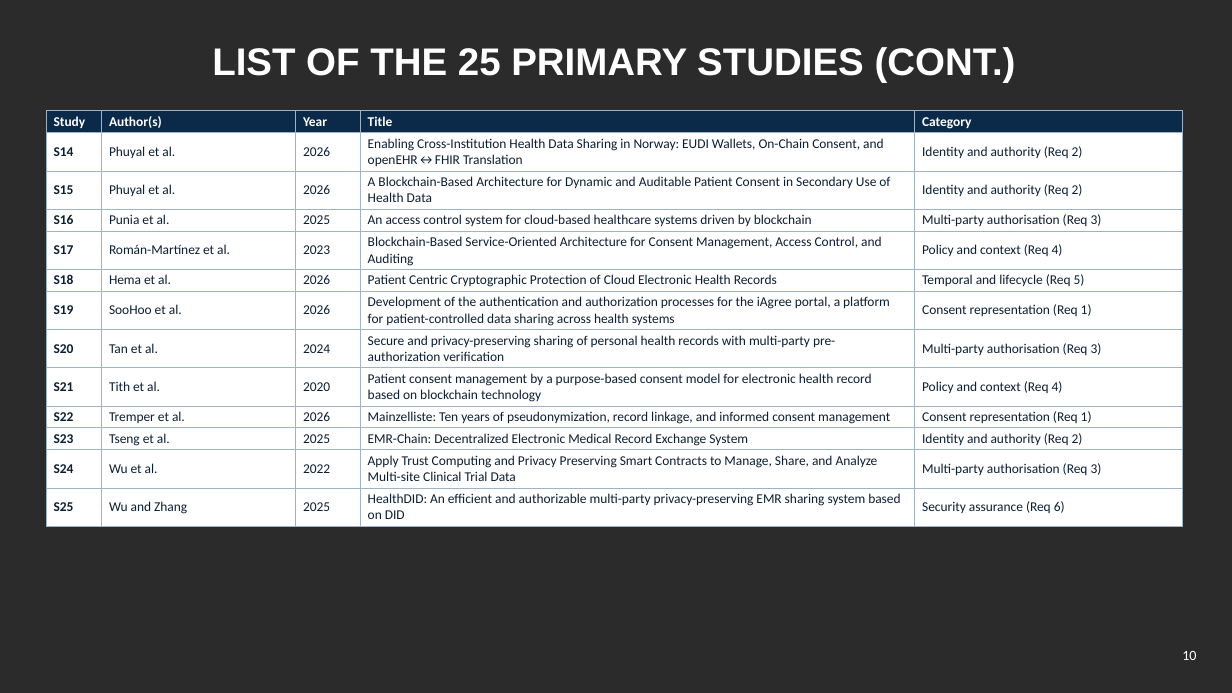
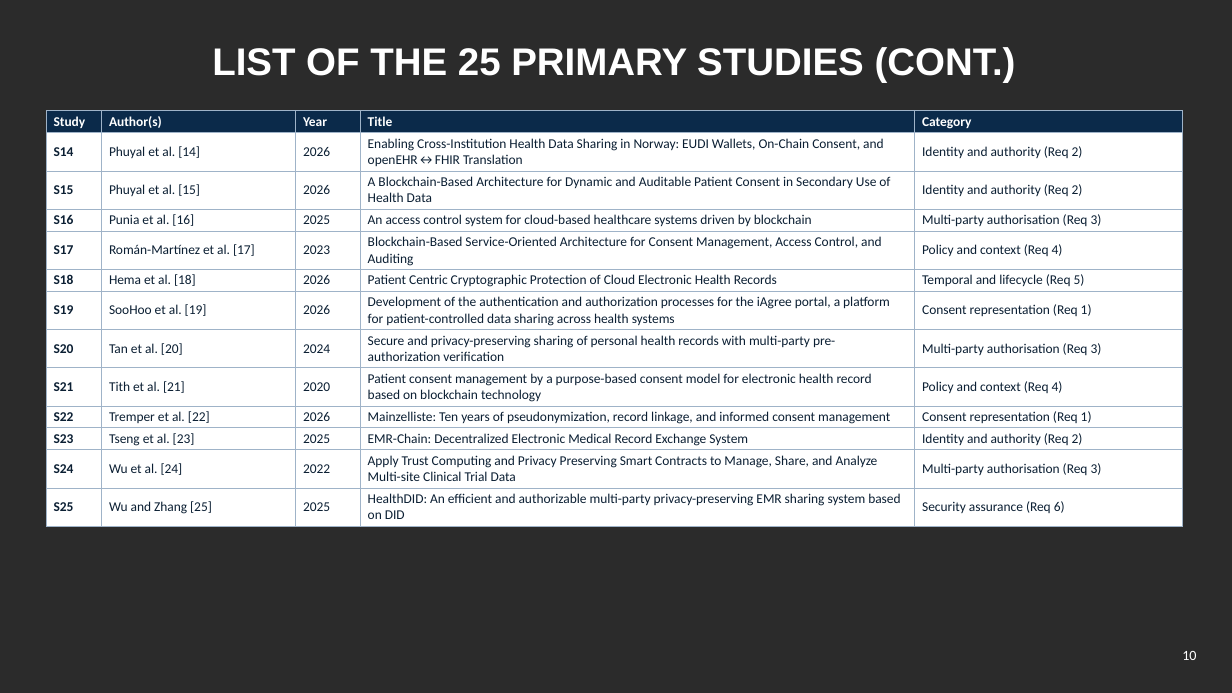
Before and after one commit to yasir12345678900/HealthRWA-Sepolia-Personal-try, a slide deck: slide 10 of docs/Yasir_CA2_Reassessment_Slides.pptx. Drawn at 1232x693 pixels with LibreOffice and Linux fonts; fonts in the diff are those of the drawing; background and template pictures are left out; a plain dark background stands for a picture behind light text. Boxes give left, top, right and bottom in pixels: in the first picture for what was removed or moved away, otherwise in the second. Text is boxed around its words. In the diff, an @@ line names an element or a change of style, - is before the commit and + after.

```diff
--- a/docs/Yasir_CA2_Reassessment_Slides.pptx
+++ b/docs/Yasir_CA2_Reassessment_Slides.pptx
@@ table at [46,111,1183,523] @@
-row 2, column 2: Phuyal et al.
+row 2, column 2: Phuyal et al. [14]
-row 3, column 2: Phuyal et al.
+row 3, column 2: Phuyal et al. [15]
-row 4, column 2: Punia et al.
+row 4, column 2: Punia et al. [16]
-row 5, column 2: Román-Martínez et al.
+row 5, column 2: Román-Martínez et al. [17]
-row 6, column 2: Hema et al.
+row 6, column 2: Hema et al. [18]
-row 7, column 2: SooHoo et al.
+row 7, column 2: SooHoo et al. [19]
-row 8, column 2: Tan et al.
+row 8, column 2: Tan et al. [20]
-row 9, column 2: Tith et al.
+row 9, column 2: Tith et al. [21]
-row 10, column 2: Tremper et al.
+row 10, column 2: Tremper et al. [22]
-row 11, column 2: Tseng et al.
+row 11, column 2: Tseng et al. [23]
-row 12, column 2: Wu et al.
+row 12, column 2: Wu et al. [24]
-row 13, column 2: Wu and Zhang
+row 13, column 2: Wu and Zhang [25]
```
Also in this commit, not shown: 7 other slides changed, 10 other files.
